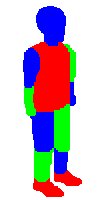
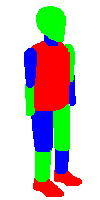
Layers edited between the first and the second 100 x 200 image:
added layer "Head" in group "Upper Body" over [36, 6, 66, 42]
renamed "Head" to "Neck", painted on it over [36, 6, 66, 45]
painted on "Right Bicep" over [23, 49, 40, 88]
painted on "Right Forearm" over [24, 84, 36, 116]
painted on "Chest" over [30, 41, 70, 112]
painted on "Left Bicep" over [64, 44, 76, 82]
painted on "Left Forearm" over [73, 73, 75, 95]
painted on "Right Thigh" over [30, 109, 54, 148]
painted on "Right Shin" over [34, 144, 54, 178]
painted on "Right Foot" over [34, 174, 57, 186]
painted on "Left Thigh" over [55, 104, 70, 152]
painted on "Left Shin" over [54, 148, 70, 174]
